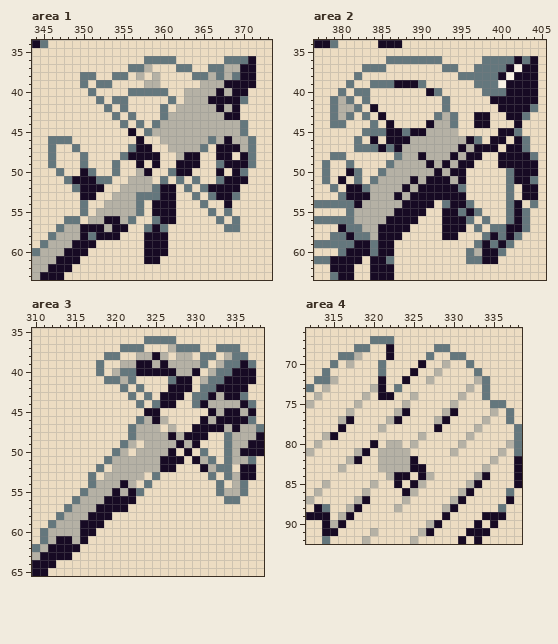
Two versions of one pixel-art file, Infinite Menagerie_texture_atlas.aseprite. Above: the version before the commit.
1195x300 pixels, 1 frame. Colours within 5 levels of each other are drawn and written as one. Shown: area 1: x 344..373, y 34..63; area 2: x 377..405, y 34..63; area 3: x 310..338, y 35..65; area 4: x 312..338, y 66..92. The commit also changed other parts of the picture, which this record leaves out.
New version:
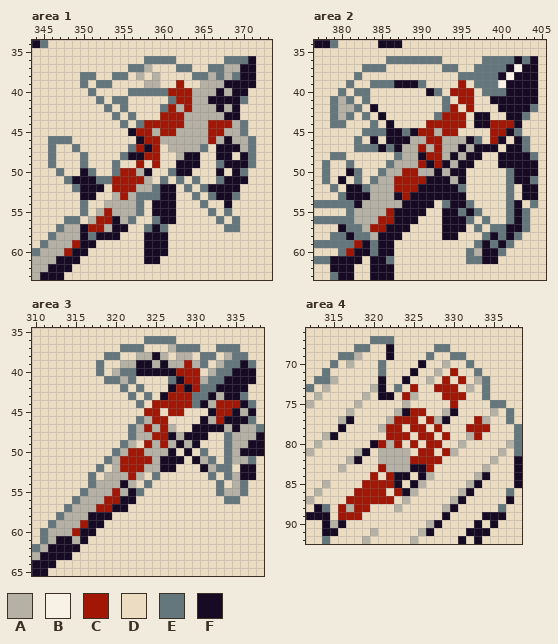
Palette (. is transparent): A #b5b1a5  B #f8f1e5  C #a21605  D #ecdcc2  E #64777d  F #170a24
Changes in this commit:
layer "icons_add" added
Changed rows in their new state; - is an unchanged pixel.
Area 1, layer "icons_add":
first column x 348:
39 --------------C------
40 -------------CCC-----
41 --------------CC-----
42 -------------C-C-----
43 ------------CCC------
44 ----------CCCCC---CCC
45 ---------CC-CC----CC-
46 ----------CC------C--
47 ---------C-C---------
48 ----------CC---------
49 ---------C-C---------
50 -------CC------------
51 ------CCCC-----------
52 ------CCC------------
53 -------C-------------
55 -----C---------------
56 ----CC---------------
57 ---CC----------------
59 -C-------------------
60 C--------------------
Area 2, layer "icons_add":
first column x 381:
39 --------------C------
40 -------------CCC-----
41 --------------CC-----
42 -------------C-C-----
43 ------------CCC------
44 ----------CCCCC---CCC
45 ---------CC-CC----CC-
46 ----------CC------C--
47 ---------C-C---------
48 ----------CC---------
49 ---------C-C---------
50 -------CC------------
51 ------CCCC-----------
52 ------CCC------------
53 -------C-------------
55 -----C---------------
56 ----CC---------------
57 ---CC----------------
59 -C-------------------
60 C--------------------
Area 3, layer "icons_add":
first column x 315:
39 --------------C------
40 -------------CCC-----
41 --------------CC-----
42 -------------C-C-----
43 ------------CCC------
44 ----------CCCCC---CCC
45 ---------CC-CC----CC-
46 ----------CC------C--
47 ---------C-C---------
48 ----------CC---------
49 ---------C-C---------
50 -------CC------------
51 ------CCCC-----------
52 ------CCC------------
53 -------C-------------
55 -----C---------------
56 ----CC---------------
57 ---CC----------------
59 -C-------------------
60 C--------------------
Area 4, layer "icons_add":
first column x 316:
71 --------------C----
72 -------------C-C---
73 ---------C--CCC----
74 --------C----CCC---
75 --------------C----
76 ---------CC--------
77 -------CCC-C-----C-
78 ------CC-CC-C---CCC
79 ------CCC-CC-C---C-
80 -----C-C-C-CC------
81 ----------CC-C-----
82 ---------CCCC------
83 -----C-----C-------
84 ----C-C------------
85 ---CCCC------------
86 --CCCC-C-----------
87 -CCCCCC------------
88 C-CC---------------
89 CCC----------------
Where, in picture pixels (left, top, right, bottom), the same in both pictures:
changed: (64, 80, 232, 256)
changed: (346, 80, 514, 256)
changed: (72, 360, 240, 536)
changed: (338, 368, 490, 520)
